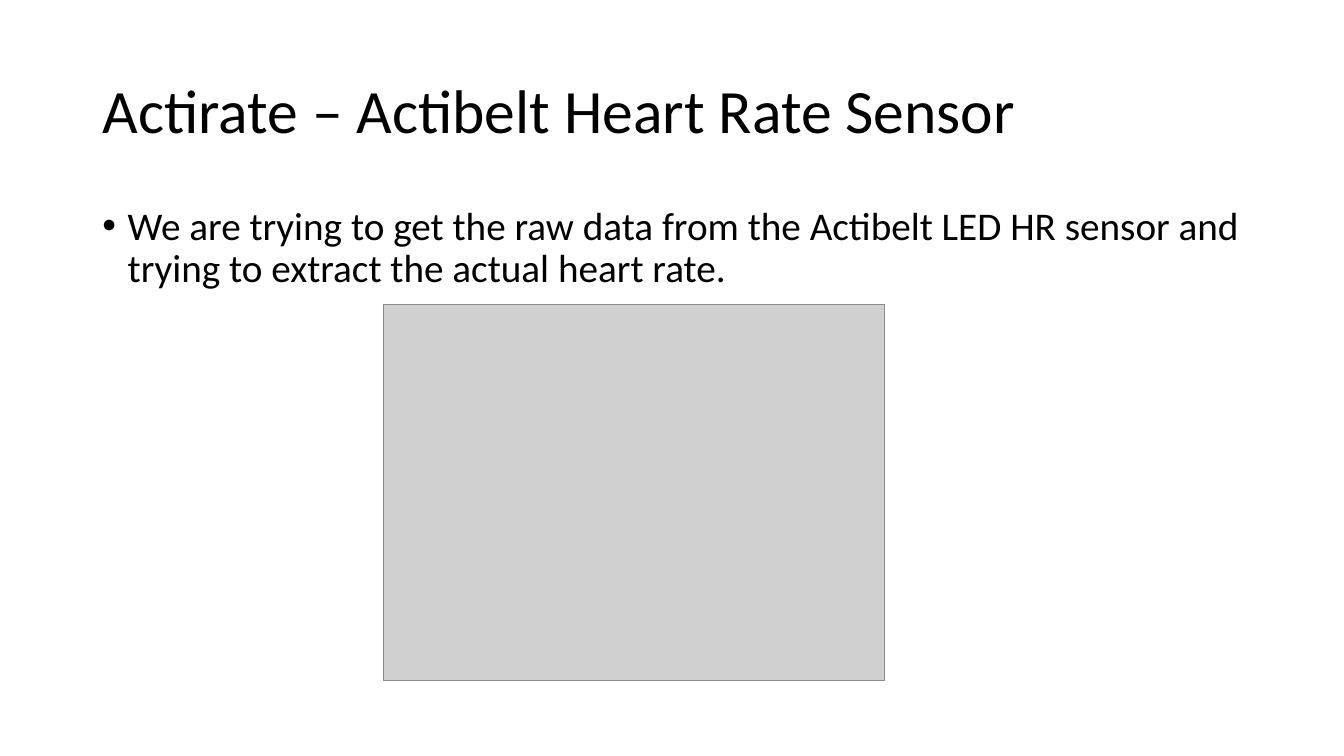
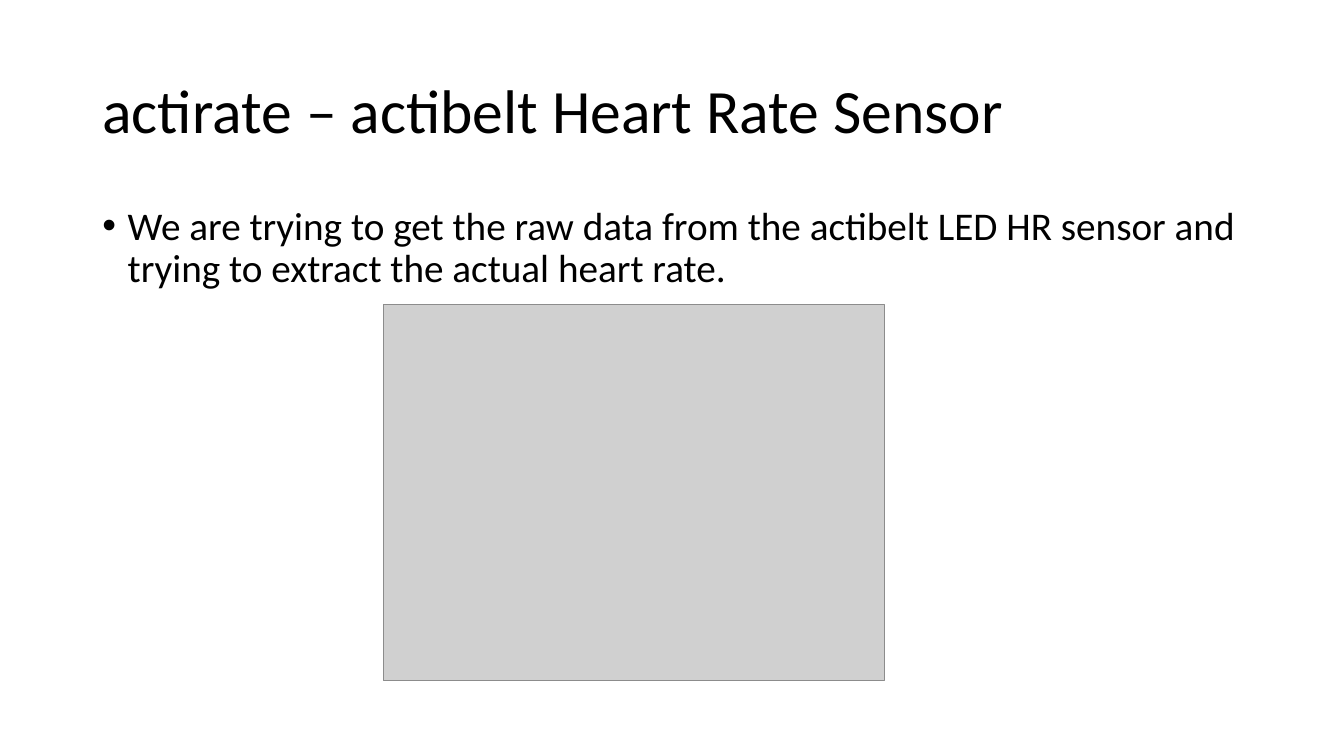
Before and after one commit to Gutenvi/actirate, a slide deck: slide 1 of Presentations/0807- Actirate.pptx. Drawn at 1344x756 pixels with LibreOffice and Linux fonts; fonts in the diff are those of the drawing; grey boxes stand for pictures. Boxes give left, top, right and bottom in pixels: in the first picture for what was removed or moved away, otherwise in the second. Text is boxed around its words. In the diff, an @@ line names an element or a change of style, - is before the commit and + after.

Commit message:
Data for presentation

```diff
--- a/Presentations/0807- Actirate.pptx
+++ b/Presentations/0807- Actirate.pptx
@@ title at bbox=[102, 90, 1002, 134]: text changed @@
-Actirate – Actibelt Heart Rate Sensor
+actirate – actibelt Heart Rate Sensor
@@ text at bbox=[128, 212, 1235, 289]: text changed @@
-• We are trying to get the raw data from the Actibelt LED HR sensor and trying to extract the actual heart rate.
+• We are trying to get the raw data from the actibelt LED HR sensor and trying to extract the actual heart rate.
```
Also in this commit, not shown: 10 other files.
